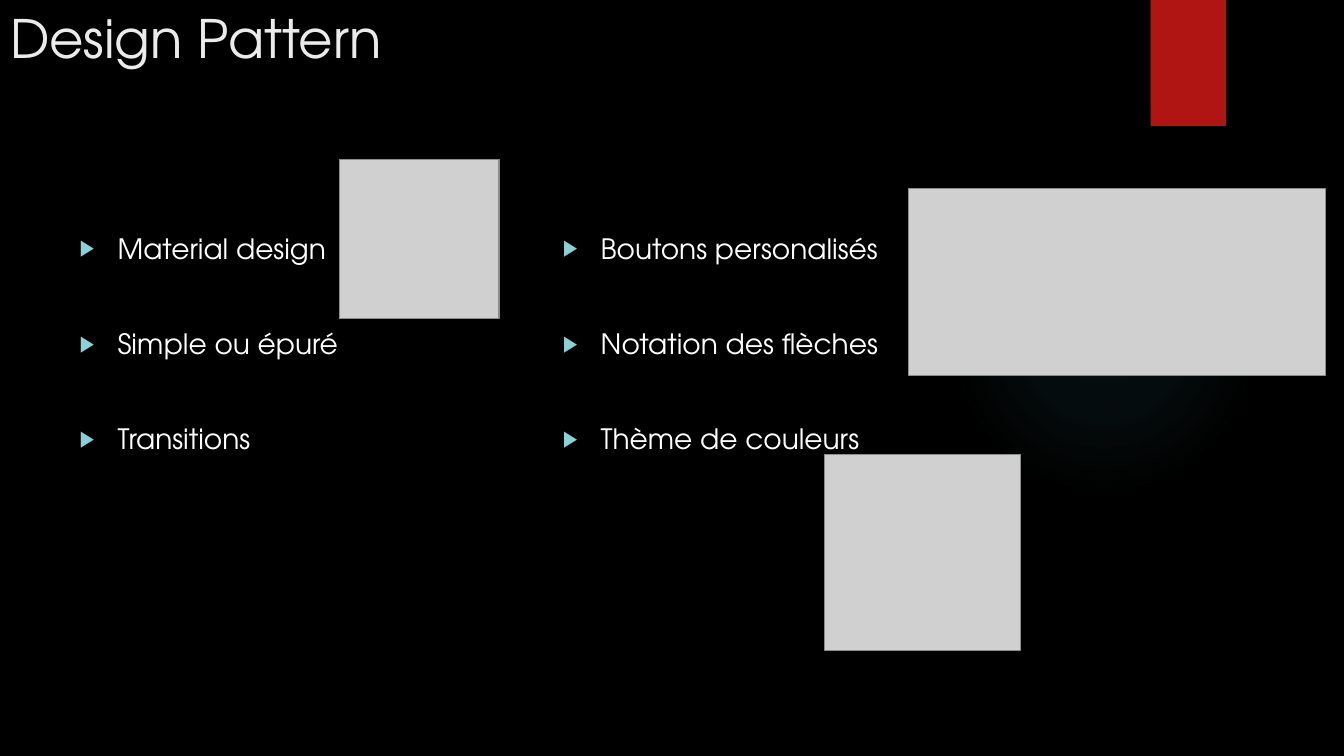
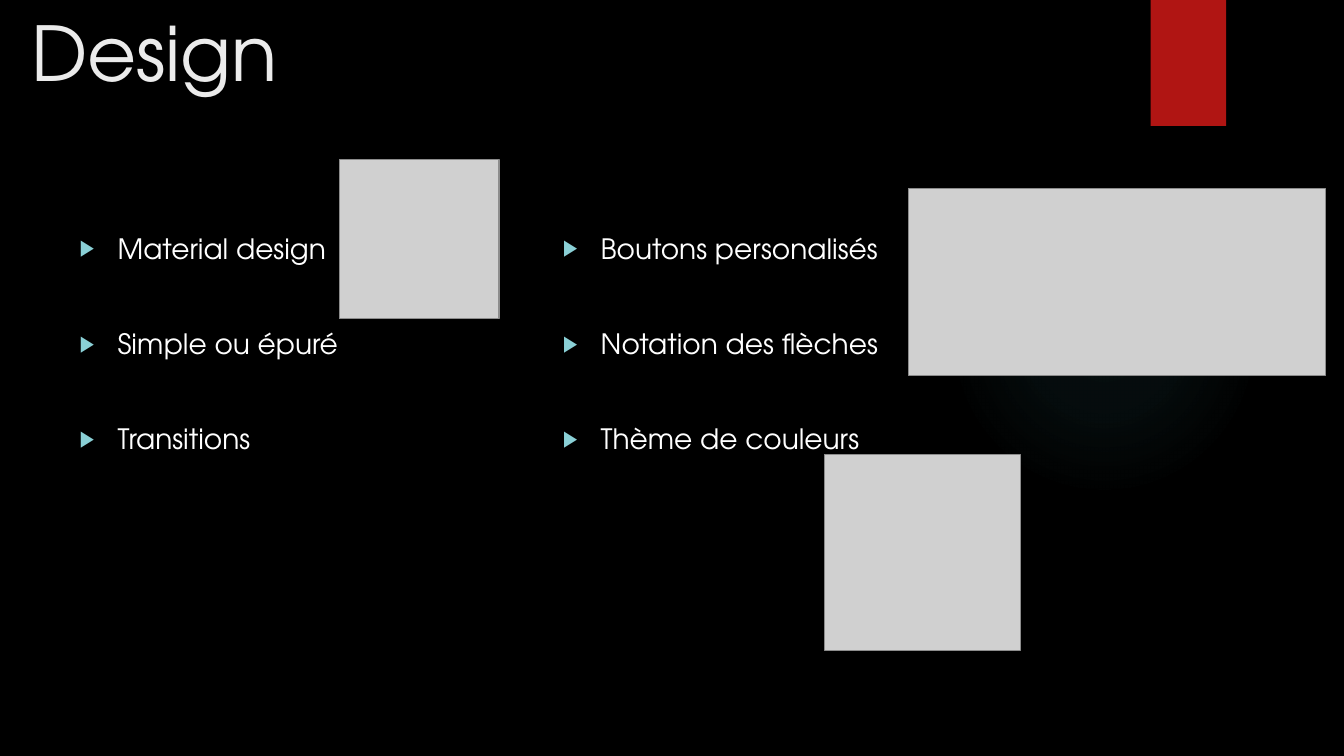
Before and after one commit to mbonjour/Shoot4Stats, a slide deck: slide 16 of Documentation/Défense/Shoot4stats.pptx (slide 8 before the commit). Drawn at 1344x756 pixels with LibreOffice and Linux fonts; fonts in the diff are those of the drawing; grey boxes stand for pictures; background and template pictures are left out. Boxes give left, top, right and bottom in pixels: in the first picture for what was removed or moved away, otherwise in the second. Text is boxed around its words. In the diff, an @@ line names an element or a change of style, - is before the commit and + after.

```diff
--- a/Documentation/Défense/Shoot4stats.pptx
+++ b/Documentation/Défense/Shoot4stats.pptx
@@ title at (31, 25, 278, 98): text changed; size 37.8 to 54 pt @@
-Design Pattern
+Design
```
Also in this commit, not shown: 9 other slides changed, 10 slides added, 2 slides removed, 1 other file.
